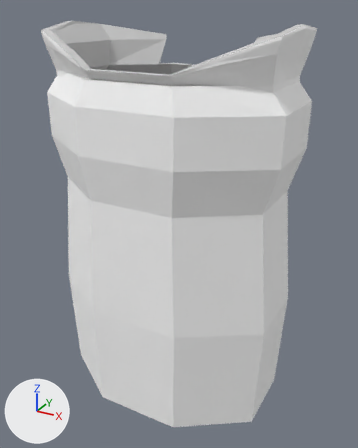
What one commit did to the OBJ model Models/person_female_labcoat.obj.
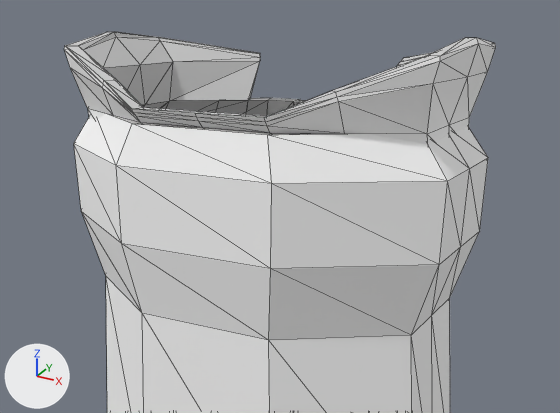
There are two pictures of each version: one whole from a 50 mm lens placed at (0.436, -0.77, 0.804), pointed at (0.007, 0.008, 0.415), one close up on the part from 0% to 100% of the width and 0% to 59% of the height. The axes (+X, +Y, +Z) are drawn at lower left. The lights are the same throughout. The older version's two pictures come first. The close-ups show mesh edges as thin lines. Where no turn or scale is listed for an object, it has been applied to the vertices.

Objects in the first close-up: 'person_female_labcoat'.
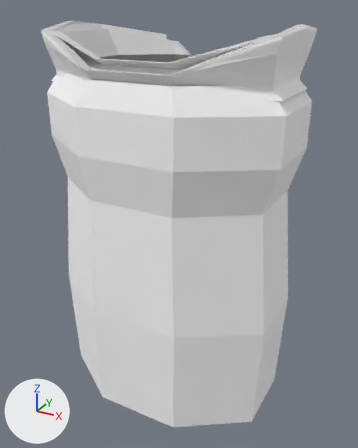
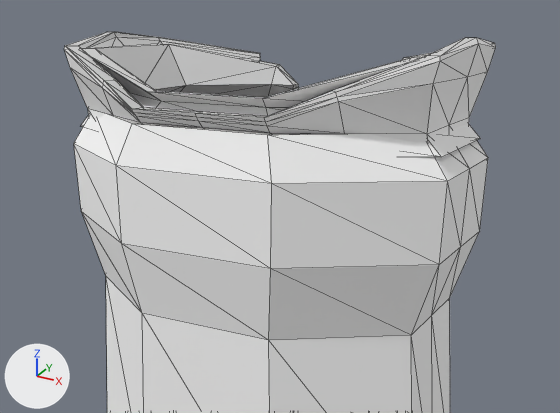
Boxes [x1, y1, x2, y2] around the edits, measured in the close-ups (560 x 413 px):
part 1 of me_person_female_labcoat, added: after [81, 43, 481, 157]

Diff of the bpy script that builds the scene:
```diff
--- a/Models/person_female_labcoat.obj.py
+++ b/Models/person_female_labcoat.obj.py
@@ me_person_female_labcoat @@
 # used by ob_person_female_labcoat; location = (0.0, 0.0, 0.0)
-me_person_female_labcoat.from_pydata(...)  # 370 vertices, 720 faces; spans x -0.226..0.226, y -0.159..0.177, z 0.07..0.78
+me_person_female_labcoat.from_pydata(...)  # 450 vertices, 876 faces; spans x -0.226..0.226, y -0.159..0.177, z 0.07..0.78
+# me_person_female_labcoat part 1: a new loose piece of 80 vertices spanning x -0.217..0.217, y -0.137..0.157, z 0.68..0.765
 me_person_female_labcoat.materials.append(mat_stuff_plain)
```
